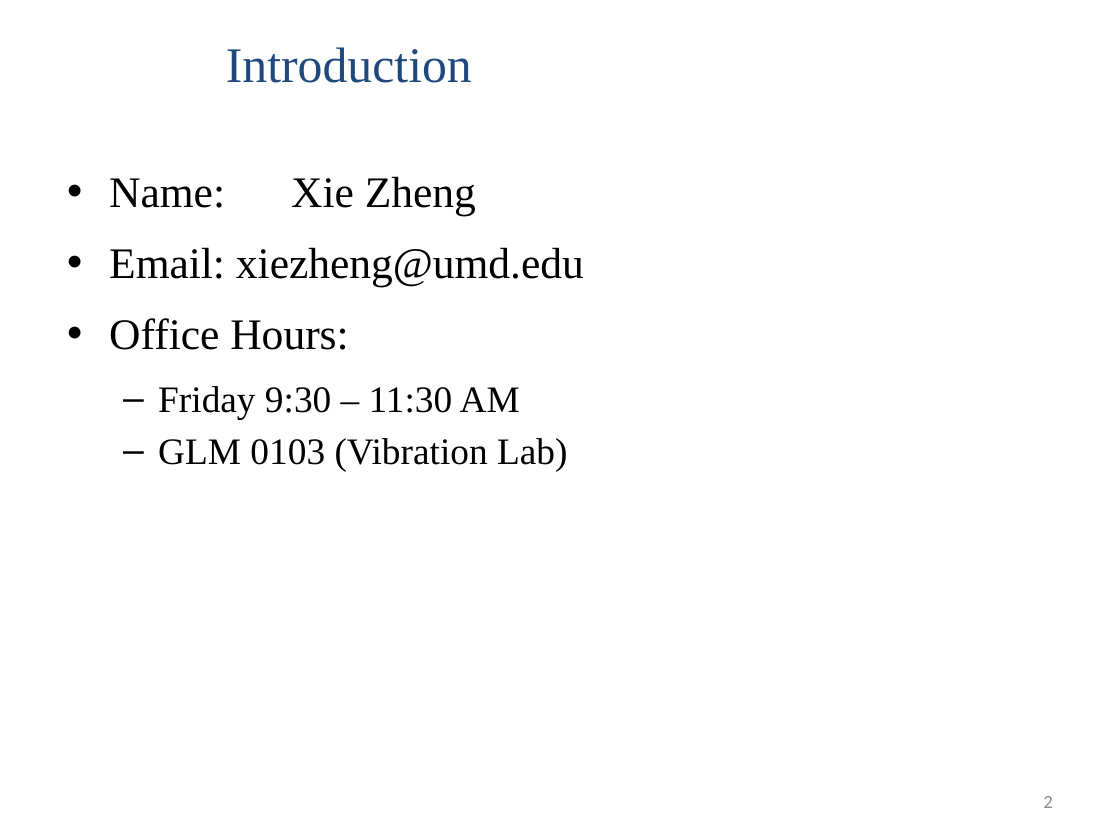
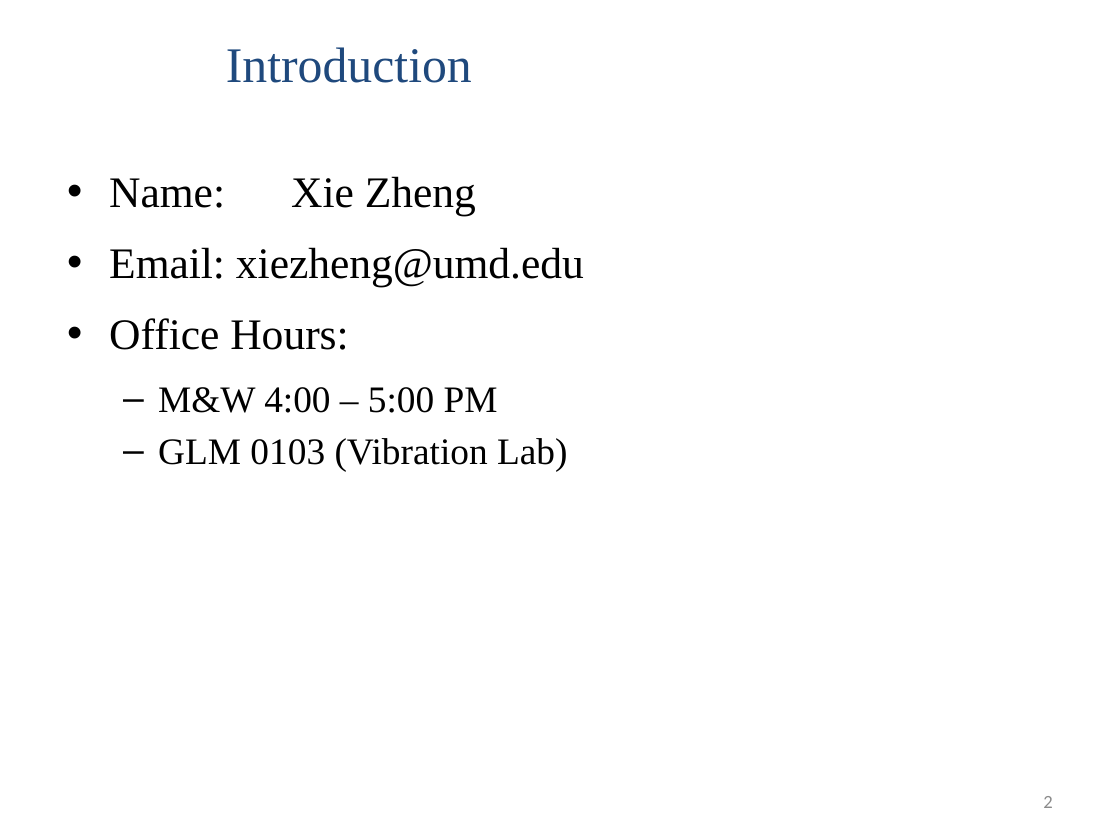
Before and after one commit to XieGT/Control_Studios, a slide deck: slide 2 of ENME462_Studio_01/ENME-462 Studio.pptx. Drawn at 1120x840 pixels with LibreOffice and Linux fonts; fonts in the diff are those of the drawing; background and template pictures are left out. Boxes give left, top, right and bottom in pixels: in the first picture for what was removed or moved away, otherwise in the second. Text is boxed around its words. In the diff, an @@ line names an element or a change of style, - is before the commit and + after.

```diff
--- a/ENME462_Studio_01/ENME-462 Studio.pptx
+++ b/ENME462_Studio_01/ENME-462 Studio.pptx
@@ text at bbox=[158, 387, 498, 413]: text changed @@
-  – Friday 9:30 – 11:30 AM
+  – M&W 4:00 – 5:00 PM
```
Also in this commit, not shown: 2 other slides changed, 1 slide removed, 1 other file.
